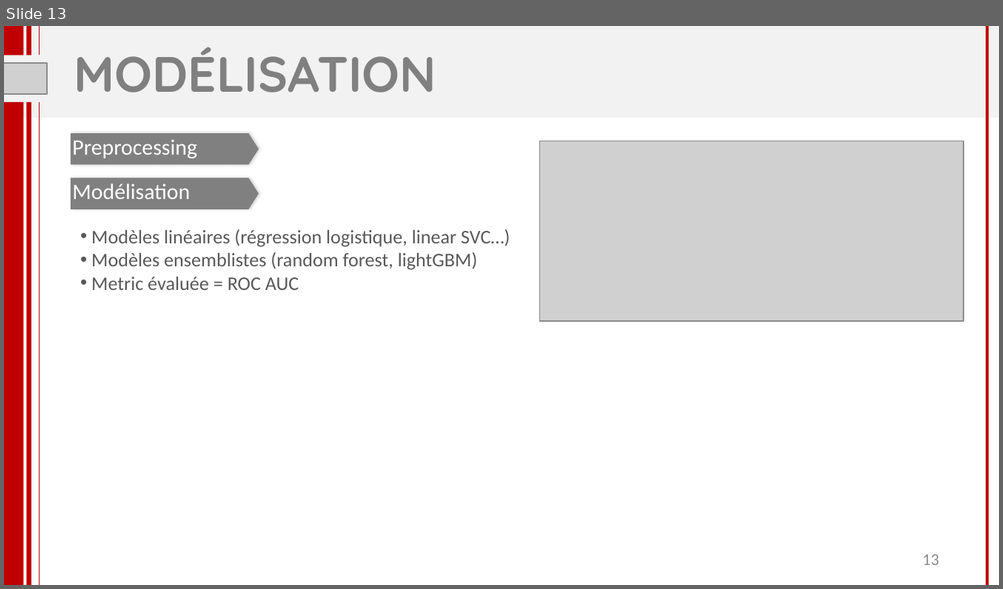
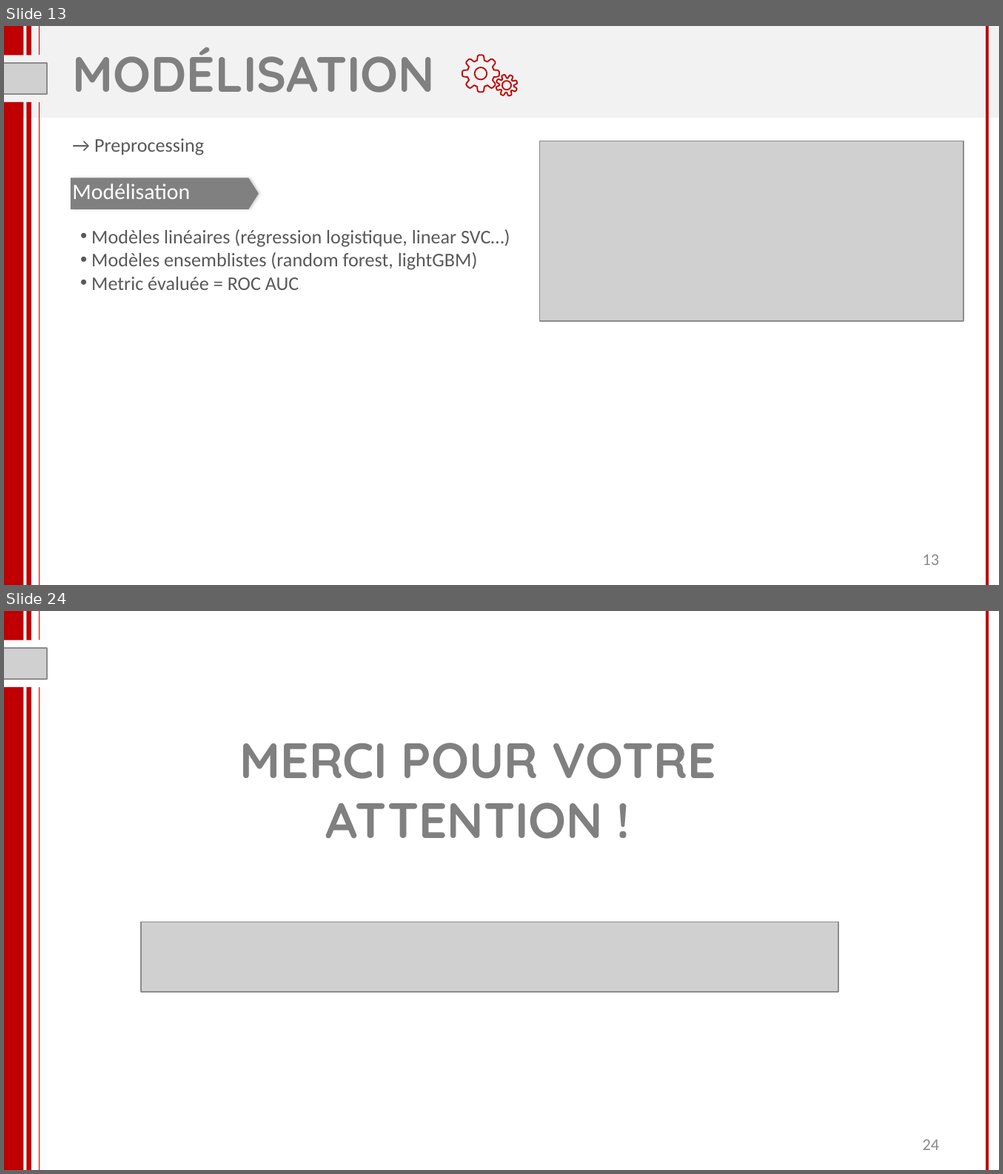
Before and after one commit to florabajolet/OCR7_scoring, a slide deck: P7_presentation.pptx. Shown one above the other, each under a label of ours: slide 13 before the commit, slides 13 and 24 after it; the slides between them are not shown. The pictures are 1003x589 and 1003x1174 pixels, drawn with LibreOffice and Linux fonts; fonts in the diff are those of the drawing; grey boxes stand for pictures. Boxes give left, top, right and bottom in pixels: in the first picture for what was removed or moved away, otherwise in the second. Text is boxed around its words. In the diff, an @@ line names an element or a change of style, - is before the commit and + after.

```diff
--- a/P7_presentation.pptx
+++ b/P7_presentation.pptx
@@ slide 24 added at box(4, 611, 999, 1170), background #FFFFFF @@
@@ rectangle added at box(4, 611, 24, 640), fill #C00000 @@
@@ rectangle added at box(27, 611, 32, 640), fill #C00000 @@
@@ line added from (39, 611) to (39, 640), #C00000 1 pt @@
@@ line added from (987, 611) to (987, 1170), #C00000 2.25 pt @@
@@ picture added at box(4, 648, 48, 678) @@
@@ rectangle added at box(4, 687, 24, 1170), fill #C00000 @@
@@ rectangle added at box(27, 687, 32, 1170), fill #C00000 @@
@@ line added from (39, 687) to (39, 1170), #C00000 1 pt @@
@@ title added at box(240, 743, 716, 839), 36 pt, text #808080, bold @@
+MERCI POUR VOTRE ATTENTION !
@@ picture added at box(141, 923, 839, 993) @@
@@ page number added at box(922, 1139, 939, 1150), 12 pt, text #8C8C8C @@
+24
@@ slide 13 changed as well @@
@@ title "MODÉLISATION" at box(73, 47, 435, 93): alignment centre to left @@
@@ freeform shape added at box(463, 55, 499, 92), outline #C00000 0.96 pt @@
@@ freeform shape added at box(496, 75, 518, 96), outline #C00000 0.96 pt @@
@@ pentagon arrow removed at box(71, 133, 259, 164) @@
@@ text at box(94, 138, 204, 156): text changed; size 16 to 14 pt; text colour #FFFFFF to #595959 @@
-Preprocessing
+→ Preprocessing
```
Also in this commit, not shown: 20 other slides changed, 2 other slides added, 19 other files.
